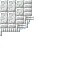
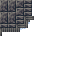
The second (64, 64) image is a revision of the first. Changes to its layers:
added layer "basalt2" above "basalt" over [0, 0, 34, 36]
added layer "basalt" above "moonstone" over [0, 0, 16, 24]
hid "calcite4" over [0, 0, 34, 36]
hid "calcite3" over [16, 0, 27, 11]
hid "calcite2" over [0, 0, 16, 24]
hid "calcite" over [0, 0, 10, 13]
